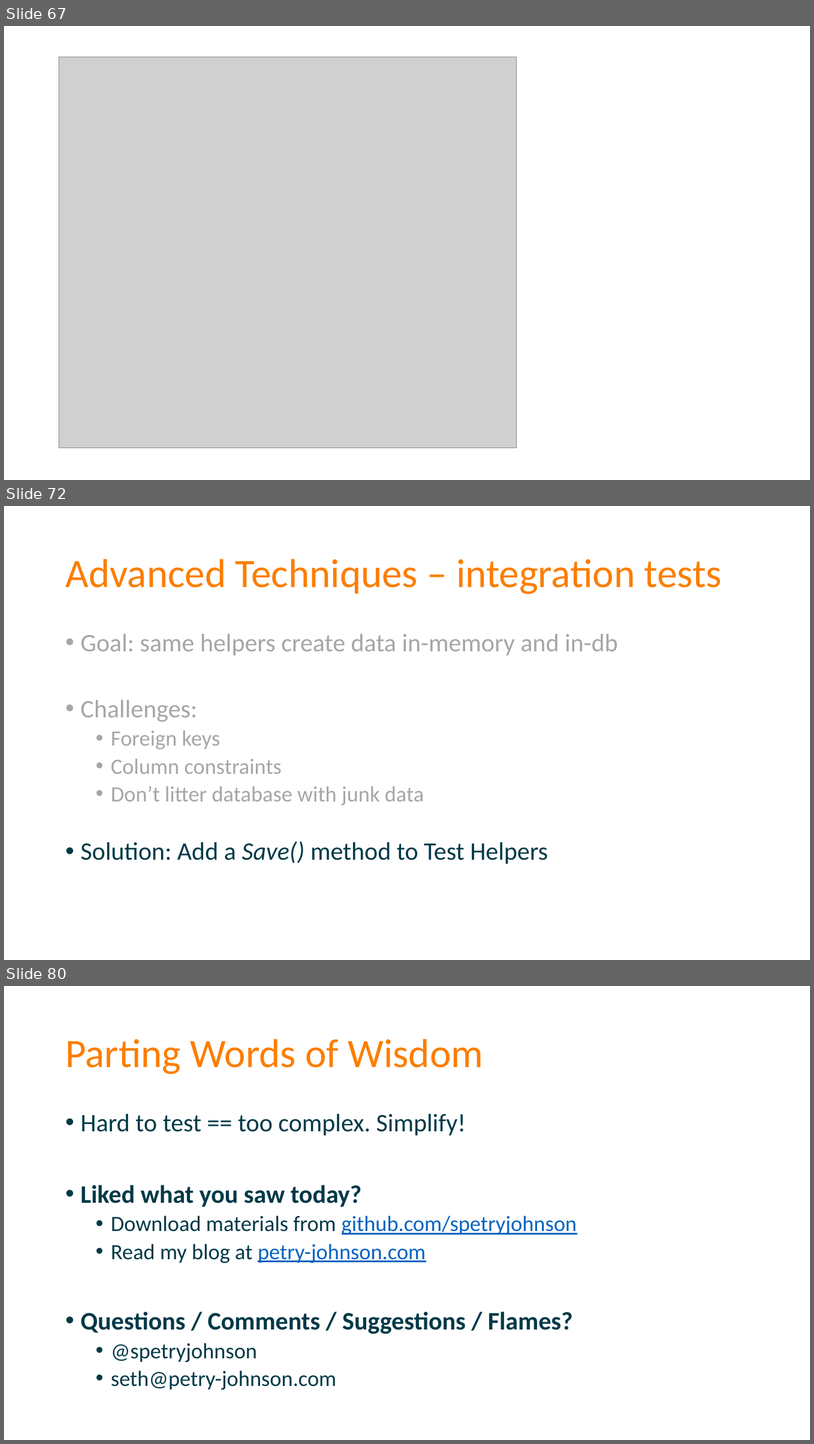
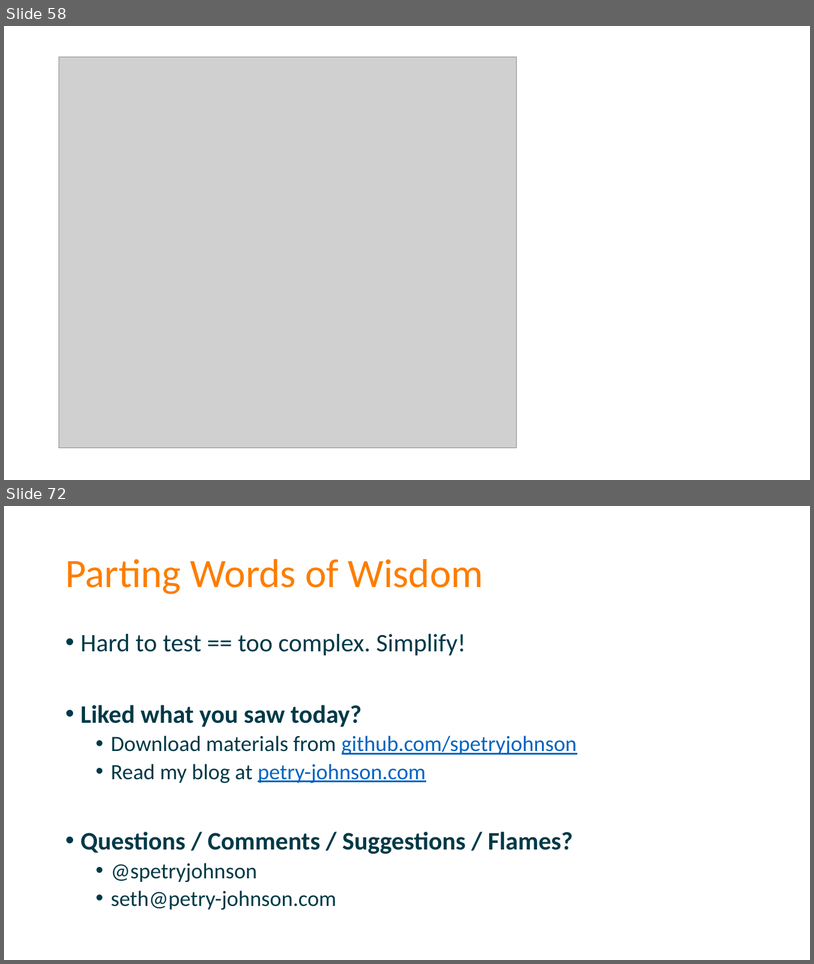
Before and after one commit to spetryjohnson/Talk-Patterns_of_Effective_Test_Setup, a slide deck: POETS - CodeMash 2017.pptx. Shown one above the other, each under a label of ours: slides 67, 72 and 80 before the commit, slides 58 and 72 after it; the slides between them are not shown. The pictures are 814x1444 and 814x964 pixels, drawn with LibreOffice and Linux fonts; fonts in the diff are those of the drawing; grey boxes stand for pictures. Boxes give left, top, right and bottom in pixels: in the first picture for what was removed or moved away, otherwise in the second. Text is boxed around its words. In the diff, an @@ line names an element or a change of style, - is before the commit and + after.

```diff
--- a/POETS - CodeMash 2017.pptx
+++ b/POETS - CodeMash 2017.pptx
@@ slide 72 removed at bbox=[4, 506, 810, 960], background #FFFFFF @@
@@ title removed at bbox=[65, 559, 722, 594] @@
-Advanced Techniques – integration tests
@@ text removed at bbox=[81, 634, 618, 864] @@
-• Goal: same helpers create data in-memory and in-db
-• Challenges:
-  • Foreign keys
-  • Column constraints
-  • Don’t litter database with junk data
-• Solution: Add a Save() method to Test Helpers
@@ what was slide 67 is now slide 58 @@
@@ what was slide 80 is now slide 72 @@
```
Also in this commit, not shown: 14 slides changed, 6 slides added, 13 other slides removed, 1 other file.
